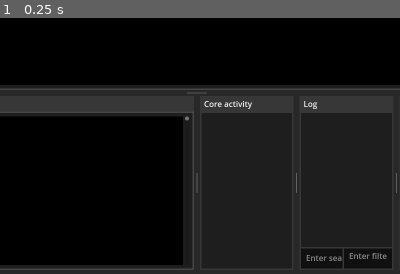
Above: before the commit, frame 1.
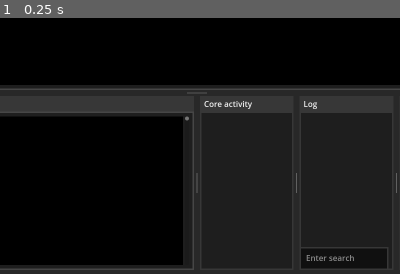
Above: after the commit, the same moment.

Repository: PatrikAAberg/dmce-gui
Game: Godot game, scene res://scene_controller.tscn
Two runs of this game, one before a commit and one after it. Both use one fixed random seed, a clock stepped at 60 frames per second and the inputs below.
Inputs:
- Up to frame 1 (0.25 s): no input
The pictures show only the part of the screen within x 25-75%, y 50-100%; the shares and areas given below are measured in that part.

The runs differ from the first frame. In frame 1, 0.2% of the frame differs, in the area x 85-98%, y 89-98%.

Commit message:
trace: handle focus for logfind

Diff:
--- a/dmcetraceGUI/TraceGUI.gd
+++ b/dmcetraceGUI/TraceGUI.gd
@@ -1260,6 +1260,9 @@
 			if FindLineEdit.has_focus():
 				if ev.keycode == KEY_ESCAPE:
 					FindLineEdit.release_focus()
+			elif LogFindLineEdit.has_focus():
+				if ev.keycode == KEY_ESCAPE:
+					LogFindLineEdit.release_focus()
 			else:
 				if ev.keycode == KEY_P:
 					if ShowProbes == false:
--- a/dmcetraceGUI/TraceGUI.tscn
+++ b/dmcetraceGUI/TraceGUI.tscn
@@ -470,6 +470,7 @@
 placeholder_text = "Enter search"
 
 [node name="LogFilterLineEdit" type="LineEdit" parent="Background/VSplitTop/VSplitBot/TCMovieHSplitContainer/HistoCoreActivityHSplitContainer/LogCoreActivityHSplitContainer/LogTabContainer/LogVBoxContainer/HBoxContainer"]
+visible = false
 layout_mode = 2
 size_flags_horizontal = 3
 theme_override_styles/normal = SubResource("StyleBoxFlat_lsv21")
